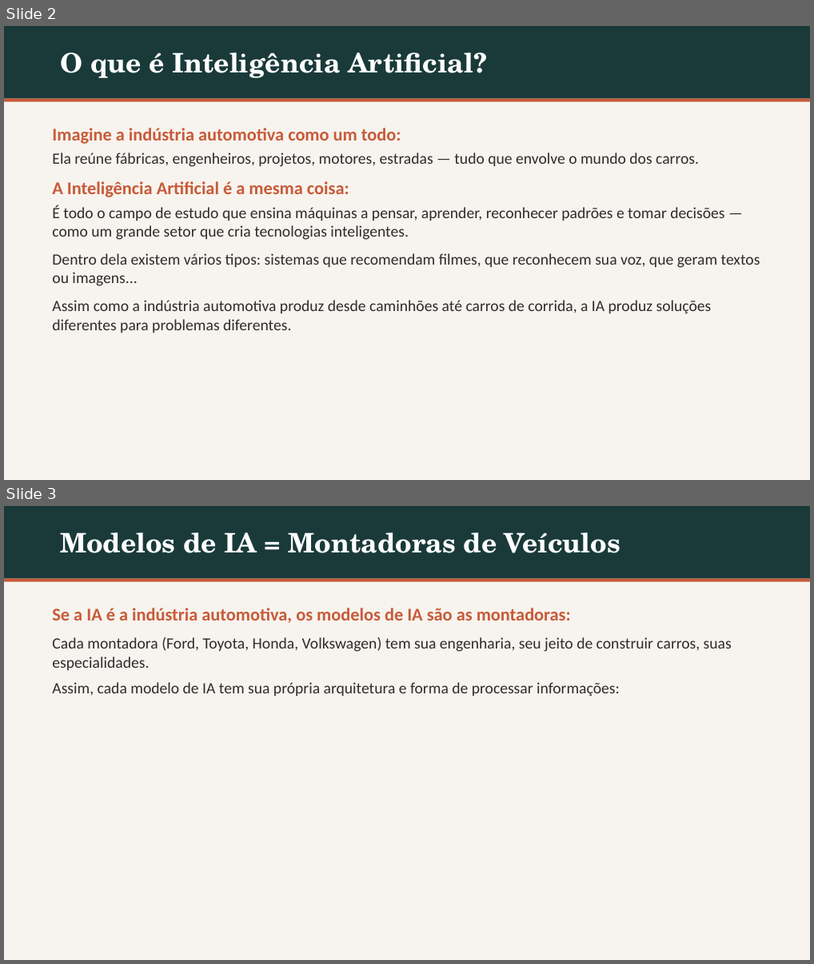
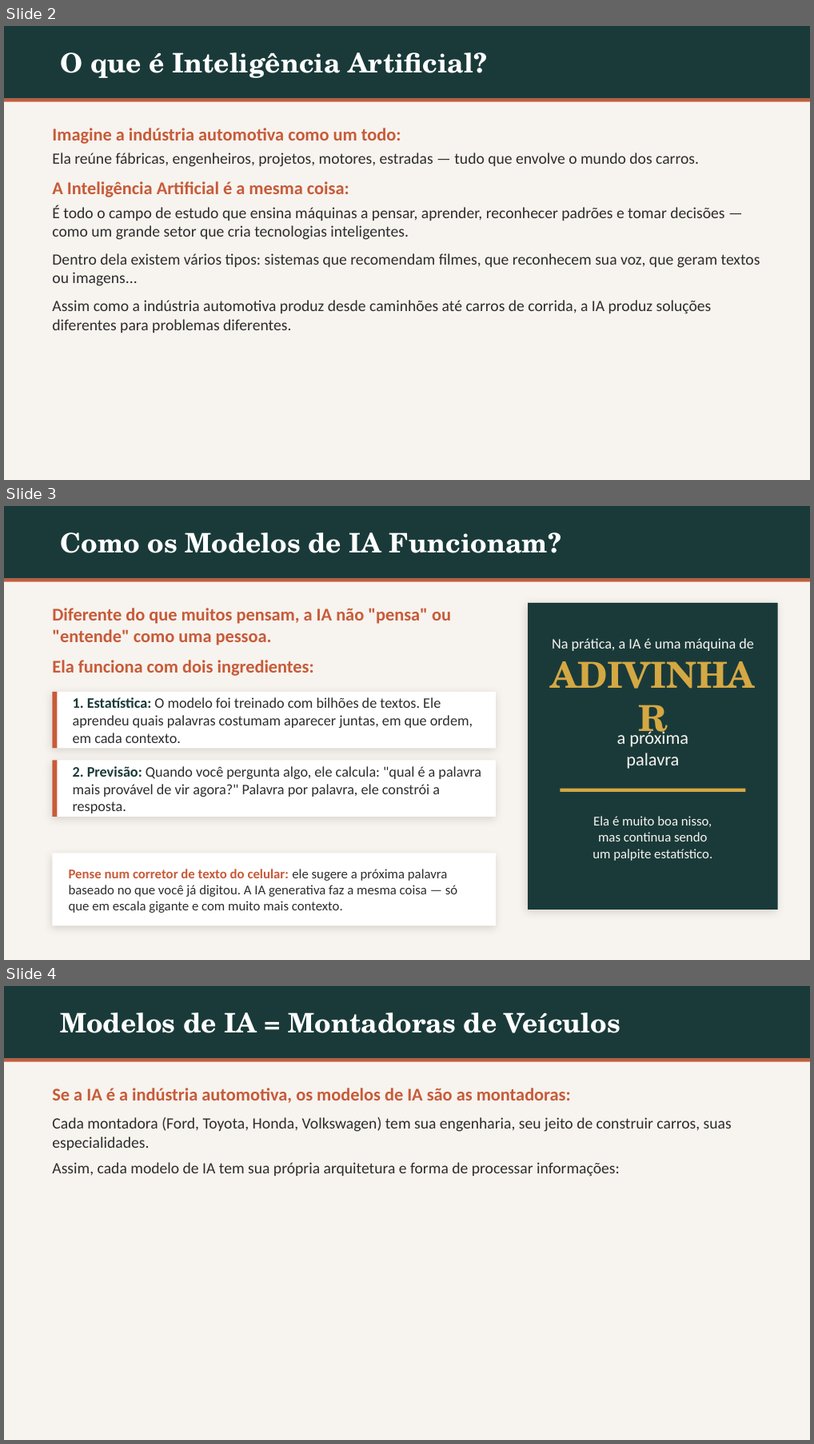
Before and after one commit to emersonrizzatti/consultor-divino-coracao, a slide deck: IA_na_Sala_de_Aula_CDC.pptx. Shown one above the other, each under a label of ours: slides 2 and 3 before the commit, slides 2, 3 and 4 after it. The pictures are 814x964 and 814x1444 pixels, drawn with LibreOffice and Linux fonts; fonts in the diff are those of the drawing. Boxes give left, top, right and bottom in pixels: in the first picture for what was removed or moved away, otherwise in the second. Text is boxed around its words. In the diff, an @@ line names an element or a change of style, - is before the commit and + after.

Commit message:
adiciona slides: como modelos funcionam (estatística) e importância de contexto/regras

```diff
--- a/IA_na_Sala_de_Aula_CDC.pptx
+++ b/IA_na_Sala_de_Aula_CDC.pptx
@@ slide 3 added at <box>4,506,810,960</box>, background #F7F3EE @@
@@ rectangle added at <box>4,506,810,579</box>, fill #1A3A3A @@
@@ text added at <box>60,532,562,553</box>, 24 pt, text #FFFFFF, bold @@
+Como os Modelos de IA Funcionam?
@@ rectangle added at <box>4,579,810,582</box>, fill #C75B39 @@
@@ text added at <box>52,608,451,676</box>, 16 pt, text #C75B39, bold @@
+Diferente do que muitos pensam, a IA não "pensa" ou "entende" como uma pessoa.
+Ela funciona com dois ingredientes:
@@ rectangle added at <box>528,603,778,909</box>, fill #1A3A3A @@
@@ text added at <box>552,638,754,651</box>, 13 pt, text #F7F3EE @@
+Na prática, a IA é uma máquina de
@@ text added at <box>544,668,762,724</box>, 32 pt, text #D4A843, bold @@
+ADIVINHAR
@@ rectangle added at <box>52,692,496,748</box>, fill #FFFFFF @@
@@ rectangle added at <box>52,692,58,748</box>, fill #C75B39 @@
@@ text added at <box>73,697,473,743</box>, 13 pt, text #2D2D2D @@
+1. Estatística: O modelo foi treinado com bilhões de textos. Ele aprendeu quais palavras costumam aparecer juntas, em que ordem, em cada contexto.
@@ text added at <box>618,729,689,768</box>, 16 pt, text #F7F3EE @@
+a próxima
+palavra
@@ rectangle added at <box>52,760,496,816</box>, fill #FFFFFF @@
@@ rectangle added at <box>52,760,58,816</box>, fill #C75B39 @@
@@ text added at <box>73,766,482,813</box>, 13 pt, text #2D2D2D @@
+2. Previsão: Quando você pergunta algo, ele calcula: "qual é a palavra mais provável de vir agora?" Palavra por palavra, ele constrói a resposta.
@@ rectangle added at <box>561,788,746,792</box>, fill #D4A843 @@
@@ text added at <box>593,816,713,860</box>, 12 pt, text #F7F3EE @@
+Ela é muito boa nisso,
+mas continua sendo
+um palpite estatístico.
@@ rectangle added at <box>52,852,496,925</box>, fill #FFFFFF @@
@@ text added at <box>69,868,458,912</box>, 12 pt, text #2D2D2D @@
+Pense num corretor de texto do celular: ele sugere a próxima palavra baseado no que você já digitou. A IA generativa faz a mesma coisa — só que em escala gigante e com muito mais contexto.
@@ what was slide 3 is now slide 4 @@
```
Also in this commit, not shown: 1 other slide added, 1 other file.
